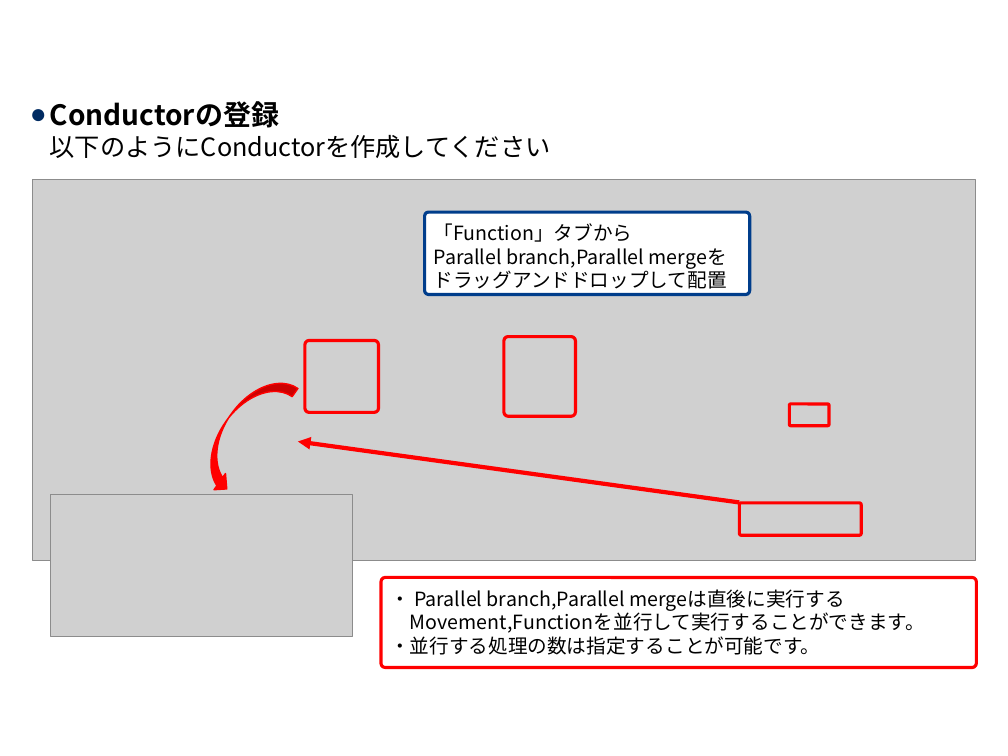
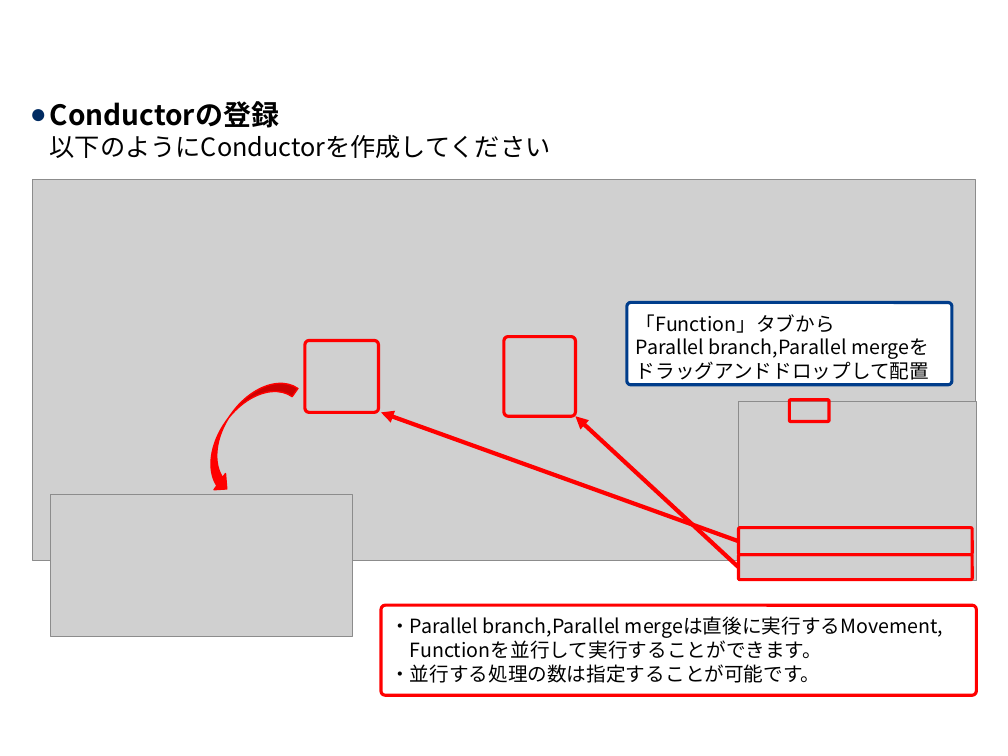
Before and after one commit to exastro-suite/it-automation-docs, a slide deck: slide 28 of asset/Learn_ja/ITA-Conductor_practice_ja.pptx. Drawn at 1008x756 pixels with LibreOffice and Linux fonts; fonts in the diff are those of the drawing; grey boxes stand for pictures; background and template pictures are left out. Boxes give left, top, right and bottom in pixels: in the first picture for what was removed or moved away, otherwise in the second. Text is boxed around its words. In the diff, an @@ line names an element or a change of style, - is before the commit and + after.

```diff
--- a/asset/Learn_ja/ITA-Conductor_practice_ja.pptx
+++ b/asset/Learn_ja/ITA-Conductor_practice_ja.pptx
@@ rounded rectangle "「Function」タブから Parallel branch,Parallel mergeを ドラッグアンドドロップして ...": place and size @@
-rounded rectangle "「Function」タブから Parallel branch,Parallel mergeを ドラッグアンドドロップして ..." at box(424, 212, 749, 294)
+rounded rectangle "「Function」タブから Parallel branch,Parallel mergeを ドラッグアンドドロップして ..." at box(627, 302, 952, 385)
@@ arrow moved from (739, 502) - (298, 442) to (739, 541) - (381, 412) @@
@@ arrow added from (739, 568) to (576, 416), #FF0000 3 pt @@
@@ picture added at box(739, 402, 977, 581) @@
@@ rounded rectangle: place and size @@
-rounded rectangle at box(789, 404, 829, 426)
+rounded rectangle at box(789, 400, 829, 422)
@@ rounded rectangle: place and size @@
-rounded rectangle at box(739, 503, 861, 535)
+rounded rectangle at box(739, 528, 973, 555)
@@ rounded rectangle added at box(739, 554, 973, 580), outline #FF0000 2.25 pt @@
@@ rounded rectangle "・Parallel branch,Parallel mergeは直後に実行するMovement,": place and size @@
-rounded rectangle "・Parallel branch,Parallel mergeは直後に実行するMovement," at box(381, 578, 977, 667)
+rounded rectangle "・Parallel branch,Parallel mergeは直後に実行するMovement," at box(381, 605, 977, 695)
@@ text in rounded rectangle at box(390, 616, 943, 659): text changed @@
-・ Parallel branch,Parallel mergeは直後に実行する
-Movement,Functionを並行して実行することができます。
+・Parallel branch,Parallel mergeは直後に実行するMovement,
+Functionを並行して実行することができます。
```
Also in this commit, not shown: 18 other slides changed, 1 other file.
